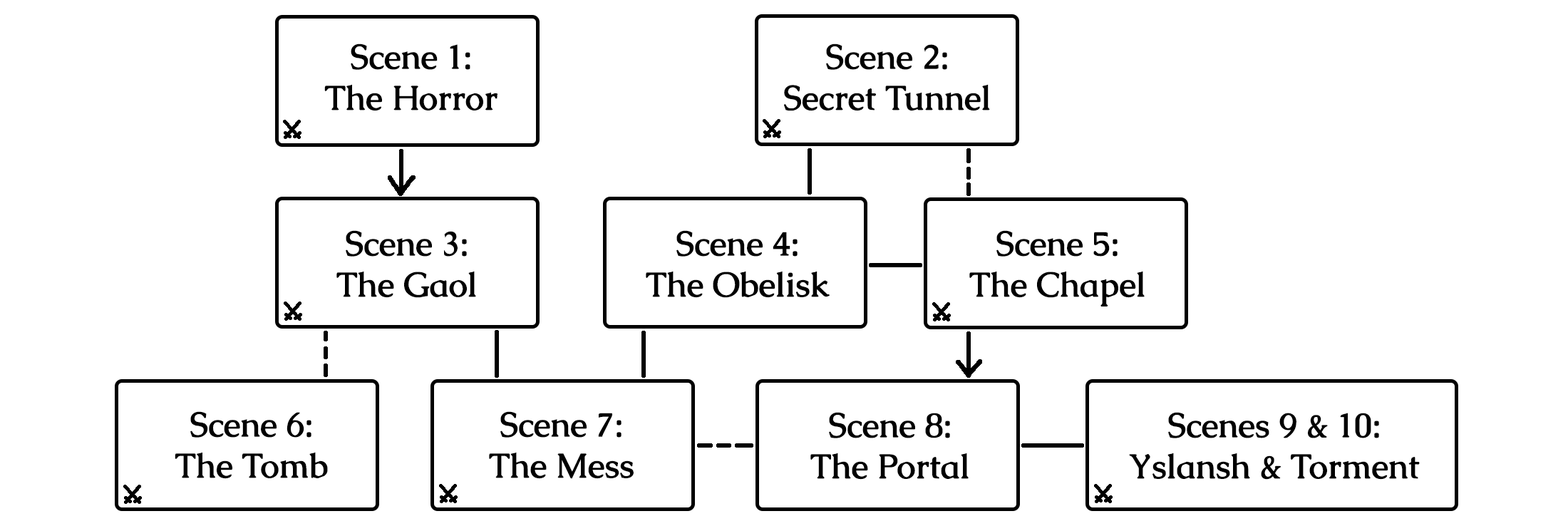
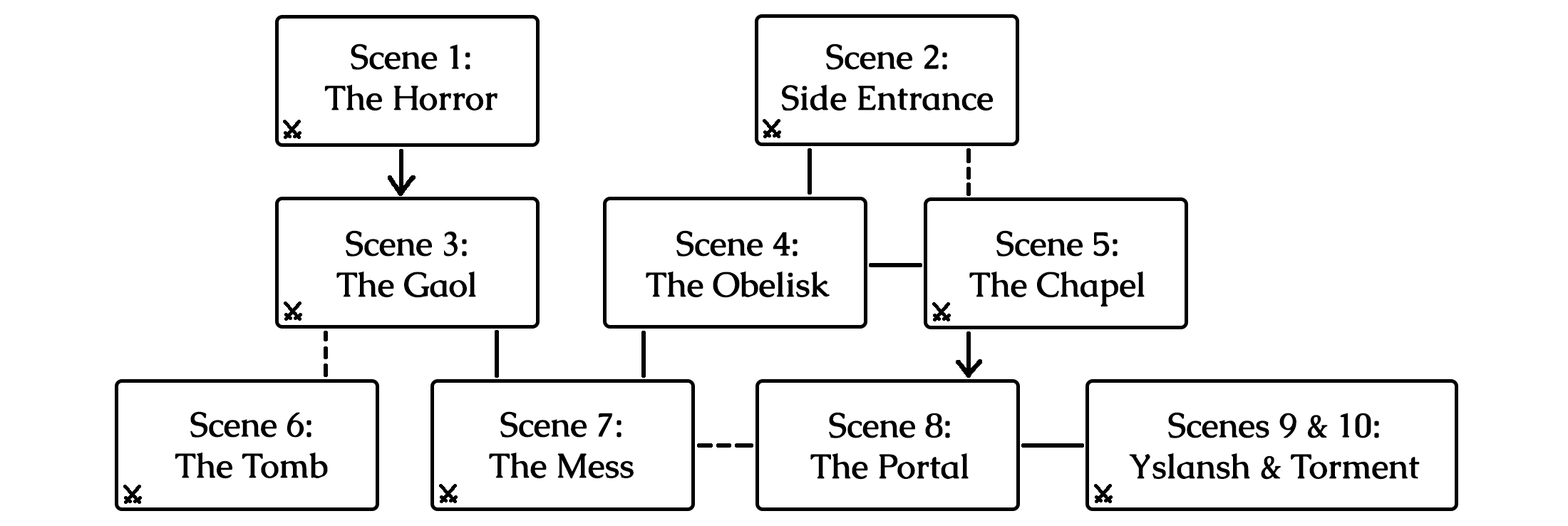
Layers edited between the first and the second (1568, 526) image:
renamed "Scene 2: Secret Tunnel" to "Scene 2: Side Entrance", painted on it over [781, 84, 994, 112]
